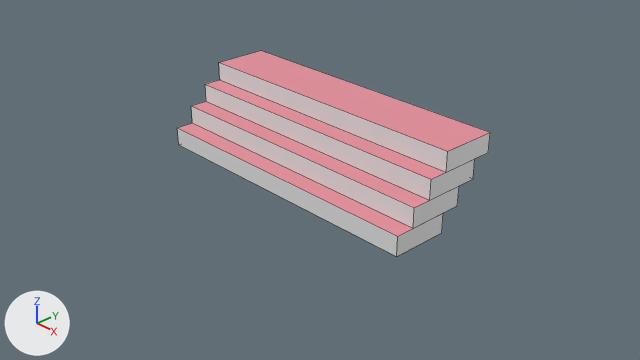
One commit to the Blender file models/interiors/architecture/stairs/stairs_1_4x1.blend: the scene before it, then after it.
Before and after are seen from the file's camera 'Camera'. The axes (+X, +Y, +Z) are drawn at lower left. The lights are the same throughout. Mesh edges are drawn as thin lines.
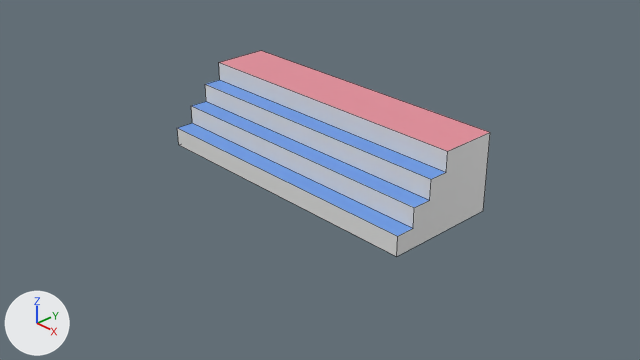
The edits, one by one:
Material 'step' (mat_step) is new.
Its base color is (0.147, 0.332, 0.8) (blue #6b9ce7).
me_cube_001 is used by ob_cube; location (0.0, 0.25, 1.0).
me_cube_001 had 32 vertices, 24 faces and spanned x -2.0..2.0, y -1.0..0.5, z -1.0..0.0.
me_cube_001 now has 20 vertices, 10 faces and spans x -2.0..2.0, y -1.0..0.5, z -1.0..0.0.
Part 1, on me_cube_001:
14 vertices are removed from x -2.0..2.0, y -0.25..0.5, z -1.0..-0.25.
19 faces are deleted.
2 vertices are added at (2.0, 0.5, -1.0), (-2.0, 0.5, -1.0).
3 new faces join them, mat_step (blue #6b9ce7).
2 new faces join them, mat_struct (white #e7e7e7).
me_cube_001 now uses material mat_step (blue #6b9ce7).

Boxes [x1, y1, x2, y2] around the edits, measured in the pictures (640 x 360 px):
part 1 of me_cube_001, cut back
    both: [178, 80, 490, 256]
